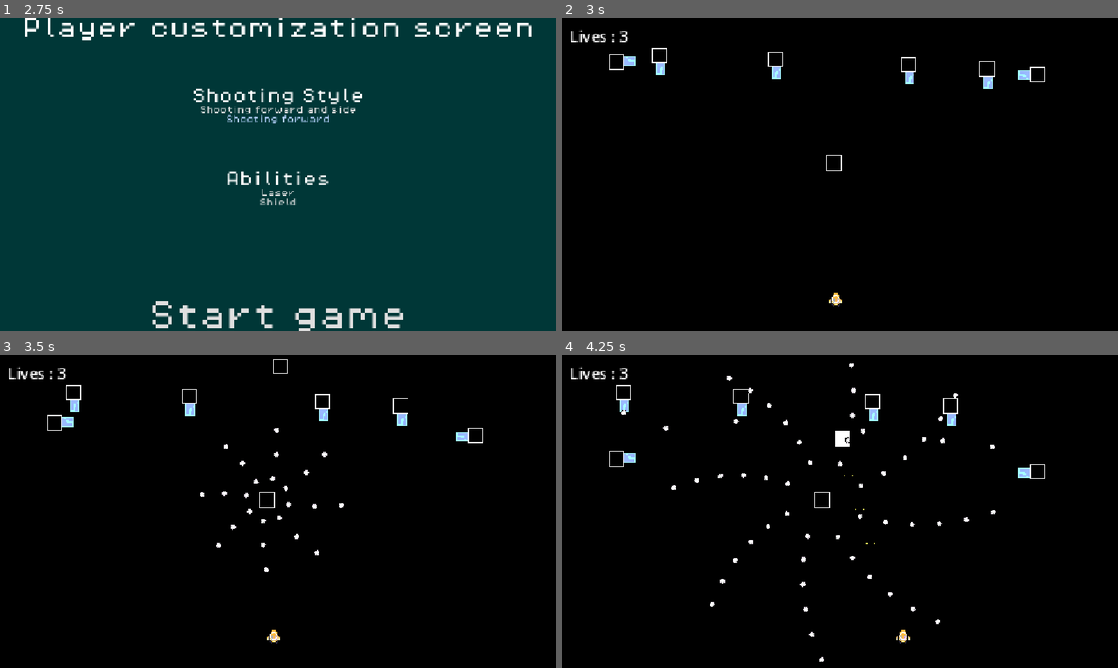
Above: before the commit, frames 1-4 (two rows, left to right).
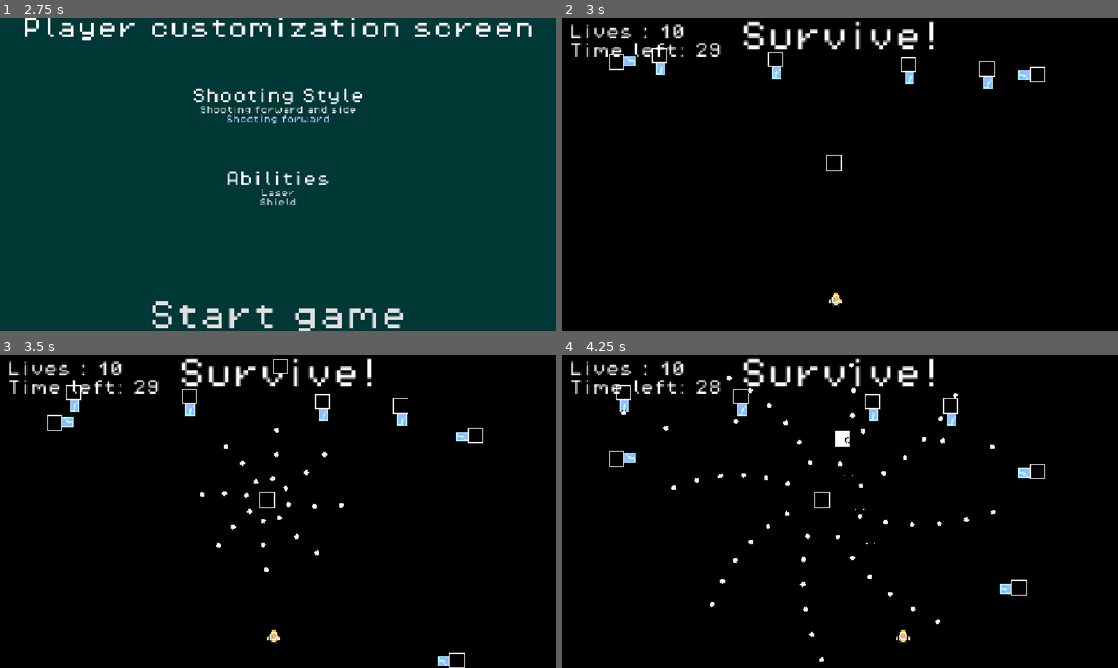
Above: after the commit, the same moments.

Repository: Draftier/Geometric-Invasion-CSS-497
Game: Godot game, scene res://scenes/UI/main_menu.tscn
The game is run twice, just before and just after one commit, with the same random seed, the same clock (stepped at 60 frames per second) and the same inputs.
Inputs:
- Up to frame 1 (2.75 s): click "Singleplayer" at 0.5 s; click "Shooting forward and side" at 1.25 s; click "Shooting forward" at 2 s
- Up to frame 2 (3 s): click "Start game" at 2.75 s
- Up to frame 3 (3.5 s): no input
- Up to frame 4 (4.25 s): hold Right (right) from 3.53 s (still down); hold Z (shoot) from 3.53 s (still down)

Frame 1 is identical in both runs. In frame 2, 1.9% of the frame differs, in the area x 1-67%, y 0-13%; in frame 3, 1.9%; in frame 4, 2.0%, in the area x 1-84%, y 0-77%.

Commit message:
Changed it to level ends when level timer times out

Diff:
--- a/geometric-invasion/scenes/Enemy/fixed_shoot_enemy.tscn
+++ b/geometric-invasion/scenes/Enemy/fixed_shoot_enemy.tscn
@@ -18,7 +18,7 @@
 [node name="Enemy" unique_id=1367146779 instance=ExtResource("1_rsql2")]
 script = ExtResource("2_it82r")
 bullet = null
-shoot_timer_wait_time = 0.0
+shoot_timer_wait_time = 1.5
 direction = "none"
 equation = "none"
 
--- a/geometric-invasion/scenes/Managers/level_manager.tscn
+++ b/geometric-invasion/scenes/Managers/level_manager.tscn
@@ -1,6 +1,7 @@
 [gd_scene format=3 uid="uid://cjye6s0e01omf"]
 
 [ext_resource type="Script" uid="uid://b2nxf0ct0x4gn" path="res://scripts/level_manager/level_manager.gd" id="1_06fa7"]
+[ext_resource type="FontFile" uid="uid://dihhulpjs1064" path="res://assets/fonts/PixelOperator8.ttf" id="2_udsve"]
 
 [node name="LevelManager" type="Node" unique_id=1305954196 groups=["level_manager"]]
 script = ExtResource("1_06fa7")
@@ -10,5 +11,12 @@
 
 [node name="Pool" type="Node" parent="." unique_id=1705030930]
 
+[node name="Label" type="Label" parent="." unique_id=405150559]
+offset_right = 40.0
+offset_bottom = 23.0
+theme_override_fonts/font = ExtResource("2_udsve")
+theme_override_font_sizes/font_size = 16
+text = "Time left: "
+
 [connection signal="tree_exiting" from="." to="." method="_on_tree_exiting"]
 [connection signal="timeout" from="LevelTimer" to="." method="_on_level_timer_timeout"]
--- a/geometric-invasion/scenes/Player/player.tscn
+++ b/geometric-invasion/scenes/Player/player.tscn
@@ -9,6 +9,7 @@
 [ext_resource type="Texture2D" uid="uid://rjf6qb8ty32e" path="res://assets/sprites/eplosion_1.png" id="6_tuyoq"]
 [ext_resource type="Script" uid="uid://dhan5ja6q4fjx" path="res://scripts/hurt_and_hit_box/hitbox.gd" id="7_dl1wr"]
 [ext_resource type="Texture2D" uid="uid://uvk4s6j4ws4c" path="res://assets/sprites/circle_1.png" id="9_wwtew"]
+[ext_resource type="FontFile" uid="uid://dihhulpjs1064" path="res://assets/fonts/PixelOperator8.ttf" id="10_uxo23"]
 
 [sub_resource type="CircleShape2D" id="CircleShape2D_a06cl"]
 radius = 9.0
@@ -185,6 +186,7 @@
 offset_top = -154.0
 offset_right = -234.0
 offset_bottom = -131.0
+theme_override_fonts/font = ExtResource("10_uxo23")
 
 [connection signal="body_entered" from="WholeCollisionBox" to="." method="_on_whole_collision_box_body_entered"]
 [connection signal="timeout" from="InvulnerabilityTimer" to="." method="_on_invulnerability_timer_timeout"]
--- a/geometric-invasion/scenes/Player/player_default_shooting_style.tscn
+++ b/geometric-invasion/scenes/Player/player_default_shooting_style.tscn
@@ -4,6 +4,7 @@
 [ext_resource type="PackedScene" uid="uid://c6x6lwc5i2t0i" path="res://scenes/ShootPoint/ShootPoint.tscn" id="2_8wkqb"]
 
 [node name="Player" unique_id=1651887187 groups=["player"] instance=ExtResource("1_7r64s")]
+lives = 10
 metadata/_edit_lock_ = true
 
 [node name="ShootPoint2" parent="guns" parent_id_path=PackedInt32Array(1613688656) index="0" unique_id=1529614615 instance=ExtResource("2_8wkqb")]
--- a/geometric-invasion/scenes/Player/player_shooting_style_two.tscn
+++ b/geometric-invasion/scenes/Player/player_shooting_style_two.tscn
@@ -4,6 +4,7 @@
 [ext_resource type="PackedScene" uid="uid://c6x6lwc5i2t0i" path="res://scenes/ShootPoint/ShootPoint.tscn" id="2_wclc1"]
 
 [node name="Player" unique_id=1651887187 groups=["player"] instance=ExtResource("1_dkbgf")]
+lives = 10
 
 [node name="ShootPoint" parent="guns" parent_id_path=PackedInt32Array(1613688656) index="0" unique_id=1529614615 instance=ExtResource("2_wclc1")]
 position = Vector2(1, -10)
--- a/geometric-invasion/scenes/game.tscn
+++ b/geometric-invasion/scenes/game.tscn
@@ -13,6 +13,25 @@
 [ext_resource type="PackedScene" uid="uid://cu4vxxsdf4l7r" path="res://scenes/Enemy/rotater_shoot_enemy.tscn" id="8_gee14"]
 [ext_resource type="Script" uid="uid://cpbp4ohcaqwle" path="res://spawn_point.gd" id="9_0tnpc"]
 [ext_resource type="Script" uid="uid://c4twyssjo6an2" path="res://scripts/event/spawn.gd" id="12_dinhu"]
+[ext_resource type="FontFile" uid="uid://dihhulpjs1064" path="res://assets/fonts/PixelOperator8.ttf" id="14_trtic"]
+
+[sub_resource type="TileSetAtlasSource" id="TileSetAtlasSource_vtaks"]
+texture = ExtResource("4_lbhrr")
+0:0/0 = 0
+
+[sub_resource type="TileSetAtlasSource" id="TileSetAtlasSource_kvpfn"]
+texture = ExtResource("3_p57ef")
+0:0/0 = 0
+
+[sub_resource type="TileSet" id="TileSet_d8ny1"]
+sources/0 = SubResource("TileSetAtlasSource_vtaks")
+sources/1 = SubResource("TileSetAtlasSource_kvpfn")
+
+[sub_resource type="RectangleShape2D" id="RectangleShape2D_d8ny1"]
+size = Vector2(646, 21)
+
+[sub_resource type="RectangleShape2D" id="RectangleShape2D_iywne"]
+size = Vector2(20, 618)
 
 [sub_resource type="Resource" id="Resource_ir15t"]
 script = ExtResource("7_trtic")
@@ -37,27 +56,28 @@
 spawns = Array[ExtResource("12_dinhu")]([SubResource("Resource_trtic")])
 metadata/_custom_type_script = "uid://bewu02jnvwcgy"
 
-[sub_resource type="TileSetAtlasSource" id="TileSetAtlasSource_vtaks"]
-texture = ExtResource("4_lbhrr")
-0:0/0 = 0
-
-[sub_resource type="TileSetAtlasSource" id="TileSetAtlasSource_kvpfn"]
-texture = ExtResource("3_p57ef")
-0:0/0 = 0
-
-[sub_resource type="TileSet" id="TileSet_d8ny1"]
-sources/0 = SubResource("TileSetAtlasSource_vtaks")
-sources/1 = SubResource("TileSetAtlasSource_kvpfn")
-
-[sub_resource type="RectangleShape2D" id="RectangleShape2D_d8ny1"]
-size = Vector2(646, 21)
-
-[sub_resource type="RectangleShape2D" id="RectangleShape2D_iywne"]
-size = Vector2(20, 618)
-
-[sub_resource type="Resource" id="Resource_gdvp7"]
+[sub_resource type="Resource" id="Resource_ca42v"]
+script = ExtResource("7_trtic")
+movement_dict = Dictionary[String, float]({
+"up": 1.1
+})
+leave_screen = true
+metadata/_custom_type_script = "uid://thlx0gtur2d4"
+
+[sub_resource type="Resource" id="Resource_rysoc"]
+script = ExtResource("12_dinhu")
+enemy = ExtResource("6_gee14")
+enemy_movement_pattern = SubResource("Resource_ca42v")
+number_of_enemies = 5
+rotation = -90.0
+metadata/_custom_type_script = "uid://c4twyssjo6an2"
+
+[sub_resource type="Resource" id="Resource_ssvqc"]
 script = ExtResource("4_kvpfn")
-spawner = 1
+spawner = 2
+time_between_spawns = 2.5
+time_to_occur = 10.0
+spawns = Array[ExtResource("12_dinhu")]([SubResource("Resource_rysoc")])
 metadata/_custom_type_script = "uid://bewu02jnvwcgy"
 
 [node name="Game" type="Node" unique_id=717147830]
@@ -67,12 +87,6 @@
 
 [node name="PauseMenu" parent="." unique_id=1058867629 instance=ExtResource("1_u5sy4")]
 visible = false
-
-[node name="LevelManager" parent="." unique_id=1305954196 node_paths=PackedStringArray("spawners", "enemies") instance=ExtResource("2_gee14")]
-spawners = [NodePath("../EnemySpawnPoint")]
-events = Array[ExtResource("4_kvpfn")]([SubResource("Resource_kvuet")])
-level_time = 120.0
-enemies = [NodePath("../Rotater_Shoot_Enemy"), NodePath("../Enemy"), NodePath("../Enemy2"), NodePath("../Enemy3"), NodePath("../Enemy4"), NodePath("../Enemy5"), NodePath("../Enemy6")]
 
 [node name="Background" type="TileMapLayer" parent="." unique_id=1758883545]
 tile_map_data = PackedByteArray("AADU//b/AAAAAAAAAADd/+H/AAAAAAAAAADd/+L/AAAAAAAAAADd/+P/AAAAAAAAAADd/+T/AAAAAAAAAADd/+ …(61136 unchanged characters)…
@@ -172,9 +186,43 @@
 script = ExtResource("9_0tnpc")
 id = 1
 spawn_interval = 1.0
-event = SubResource("Resource_gdvp7")
 metadata/_custom_type_script = "uid://cpbp4ohcaqwle"
 
+[node name="EnemySpawnPoint2" type="Node2D" parent="." unique_id=916848794]
+position = Vector2(184, 220)
+script = ExtResource("9_0tnpc")
+id = 2
+spawn_interval = 1.0
+metadata/_custom_type_script = "uid://cpbp4ohcaqwle"
+
+[node name="EnemySpawnPoint3" type="Node2D" parent="." unique_id=1311989074]
+position = Vector2(-210, -220)
+script = ExtResource("9_0tnpc")
+id = 3
+spawn_interval = 1.0
+metadata/_custom_type_script = "uid://cpbp4ohcaqwle"
+
+[node name="LevelManager" parent="." unique_id=1305954196 node_paths=PackedStringArray("spawners", "enemies") instance=ExtResource("2_gee14")]
+spawners = [NodePath("../EnemySpawnPoint"), NodePath("../EnemySpawnPoint2")]
+events = Array[ExtResource("4_kvpfn")]([SubResource("Resource_kvuet"), SubResource("Resource_ssvqc")])
+level_time = 30.0
+enemies = [NodePath("../Rotater_Shoot_Enemy"), NodePath("../Enemy"), NodePath("../Enemy2"), NodePath("../Enemy3"), NodePath("../Enemy4"), NodePath("../Enemy5"), NodePath("../Enemy6")]
+
+[node name="Label" parent="LevelManager" index="2" unique_id=405150559]
+offset_left = -282.0
+offset_top = -135.0
+offset_right = -152.0
+offset_bottom = -112.0
+
+[node name="Label" type="Label" parent="." unique_id=675057189]
+offset_left = -105.0
+offset_top = -157.0
+offset_right = 103.0
+offset_bottom = -125.0
+theme_override_fonts/font = ExtResource("14_trtic")
+theme_override_font_sizes/font_size = 32
+text = "Survive!"
+
 [connection signal="victory" from="LevelManager" to="PauseMenu" method="_on_level_manager_victory"]
 
 [editable path="LevelManager"]
--- a/geometric-invasion/scripts/event/spawn.gd
+++ b/geometric-invasion/scripts/event/spawn.gd
@@ -4,3 +4,4 @@
 @export var enemy : PackedScene
 @export var enemy_movement_pattern : EnemyMovementData
 @export var number_of_enemies : int
+@export var rotation : float
--- a/geometric-invasion/scripts/level_manager/level_manager.gd
+++ b/geometric-invasion/scripts/level_manager/level_manager.gd
@@ -58,18 +58,19 @@
 				execute_event(events[i])
 			event_index += 1
 
-
+	$Label.text = "Time left: " + str($LevelTimer.time_left as int)
 	# Debug to print out framerate
 	# TODO change to logging system in future
 	# print(Engine.get_frames_per_second())
 
 	# Lazy way to initiate victory scene (Temporary)
-	if num_enemies == 0:
-		victory.emit()
+	#if num_enemies == 0:
+		#victory.emit()
+
 
 # At end of level change scene
 func _on_level_timer_timeout() -> void:
-	pass # Replace with function body.
+	victory.emit()
 
 
 # Function to execute an event
--- a/geometric-invasion/spawn_point.gd
+++ b/geometric-invasion/spawn_point.gd
@@ -25,6 +25,7 @@
 			var enemy = i.enemy.instantiate()
 			enemy.movement_events = i.enemy_movement_pattern
 			enemy.global_position = global_position
+			enemy.rotation_degrees = i.rotation
 			get_parent().add_child.call_deferred(enemy)
 			var timer = get_tree().create_timer(event.time_between_spawns)
 			await timer.timeout
